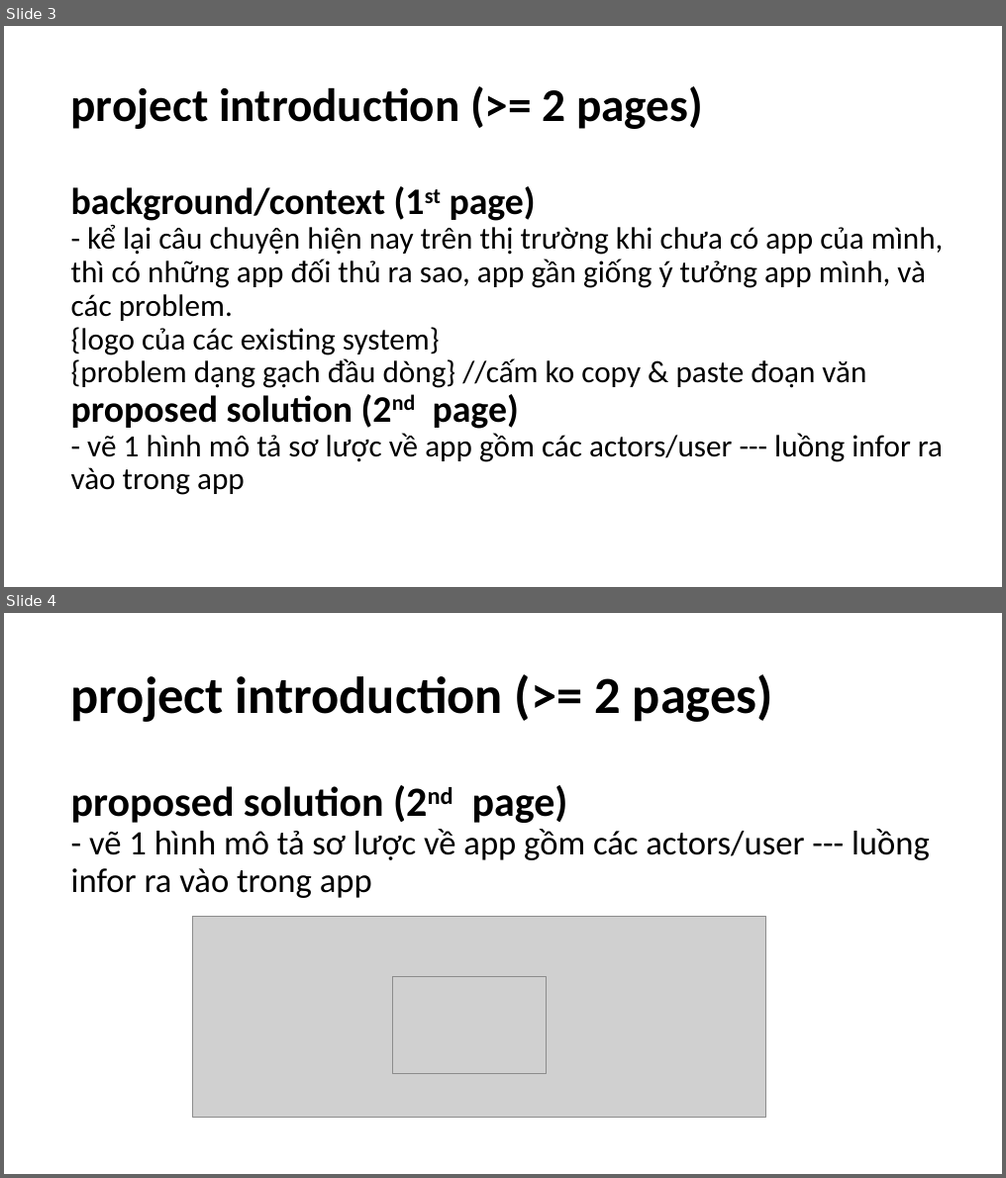
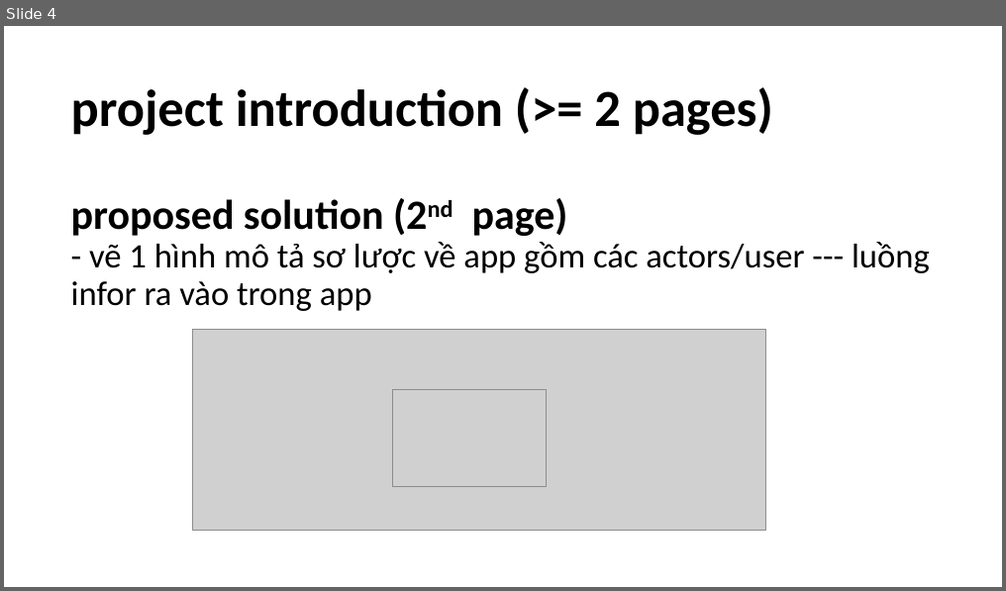
Before and after one commit to doit-now/software-development-project, a slide deck: document/SWP Presentation.pptx. Shown one above the other, each under a label of ours: slides 3 and 4 before the commit, slide 4 after it. The pictures are 1006x1178 and 1006x591 pixels, drawn with LibreOffice and Linux fonts; fonts in the diff are those of the drawing; grey boxes stand for pictures. Boxes give left, top, right and bottom in pixels: in the first picture for what was removed or moved away, otherwise in the second. Text is boxed around its words. In the diff, an @@ line names an element or a change of style, - is before the commit and + after.

```diff
--- a/document/SWP Presentation.pptx
+++ b/document/SWP Presentation.pptx
@@ slide 3 removed at [4, 26, 1002, 587], background #FFFFFF @@
@@ title removed at [71, 86, 944, 495] @@
-project introduction (>= 2 pages)
-background/context (1st page)
-- kể lại câu chuyện hiện nay trên thị trường khi chưa có app của mình, thì có những app đối thủ ra sao, app gần giống ý tưởng app mình, và các problem.
-{logo của các existing system}
-{problem dạng gạch đầu dòng} //cấm ko copy & paste đoạn văn
-proposed solution (2nd page)
-- vẽ 1 hình mô tả sơ lược về app gồm các actors/user --- luồng infor ra vào trong app
```
Also in this commit, not shown: 5 slides changed, 2 slides added, 4 other files.
